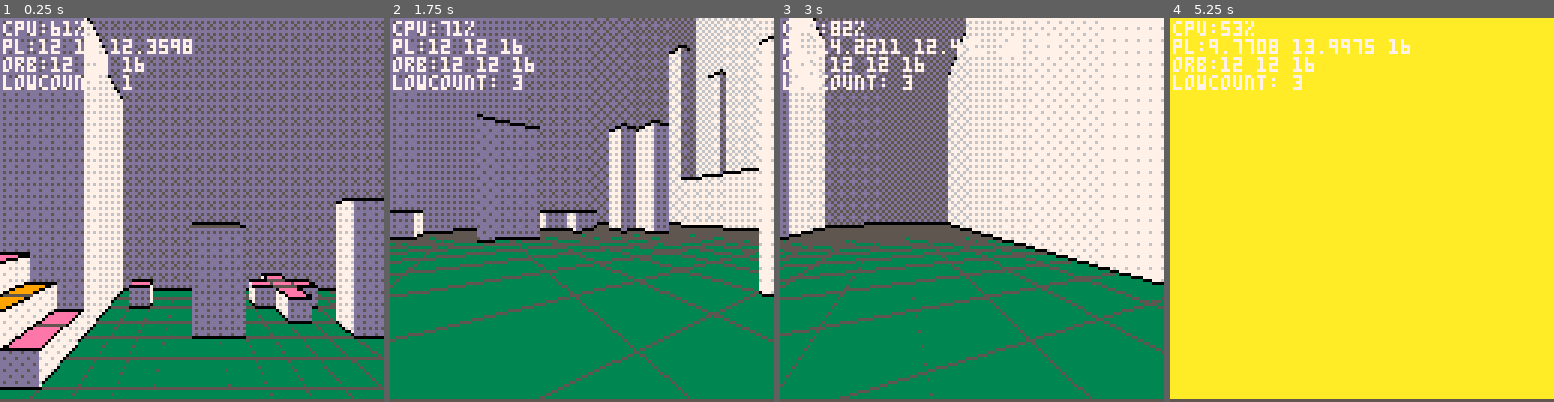
Above: before the commit, frames 1-4 (left to right).
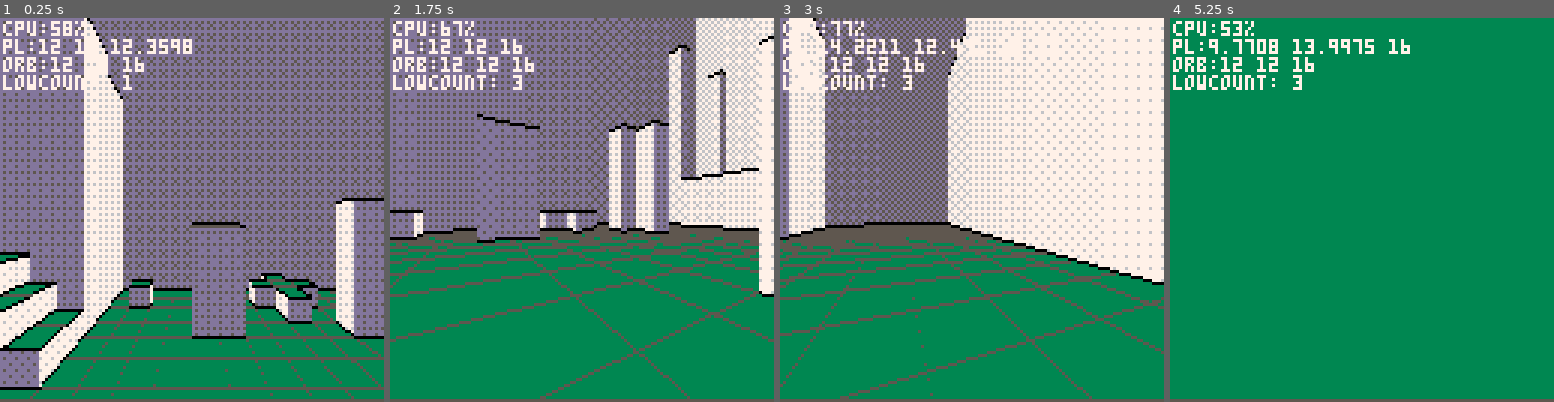
Above: after the commit, the same moments.

Repository: paloblanco/sallyneptune
Game: PICO-8 cartridge cast.p8
Two runs of this game, one before a commit and one after it. Both use one fixed random seed, a clock stepped at 60 frames per second and the inputs below.
Inputs:
- Up to frame 1 (0.25 s): no input
- Up to frame 2 (1.75 s): tap X (X key) at 0.33, 1.07 s; tap O (Z key) at 0.7, 1.7 s; hold Right from 1.6 s (still down)
- Up to frame 3 (3 s): tap X (X key) at 1.85, 2.97 s; release Right at 2.1 s; tap O (Z key) at 2.1, 2.5, 2.9 s; hold Up 2.15-2.42 s; hold Right from 2.47 s (still down)
- Up to frame 4 (5.25 s): release Right at 3.03 s; hold Left 3.08-3.58 s; tap O (Z key) every 0.4 s from 3.3 to 4.9 s; hold Down 3.63-3.97 s; hold Right 4.02-4.68 s; tap X (X key) at 4.08, 5.2 s; hold Up 4.73-5.03 s; hold Left from 5.08 s (still down)

The runs differ from the first frame. In frame 1, 1.3% of the frame differs, in the area x 0-81%, y 0-86%; in frame 2, 0.1%; in frame 3, less than 0.1%; in frame 4, 97%, in the area x 0-100%, y 0-100%.

Commit message:
code cleanup, removing weird color assignments

Diff:
--- a/main.lua
+++ b/main.lua
@@ -128,10 +128,8 @@
 			-- draw ground to new point
 
 			if (sy1 < sy) then
-
-				rectfill(sx,sy1-1,sx+res,sy,
-					sget((celz0*2)%16,8))
-				line(sx,sy,sx+res,sy,5)
+				rectfill(sx,sy1-1,sx+res,sy,3) -- floor drawing
+				line(sx,sy,sx+res,sy,5) -- floor accent
 				if (wall_prev) then
 					line(sx,sy,sx+1,sy,0)
 					wall_prev=false
@@ -141,9 +139,7 @@
 					lower_elevation=false
 				end
 				sy=sy1
-
-			end
-			-- flip()
+			end
 
 			--lower floor?
 			if (celz>celz0) then
@@ -153,12 +149,8 @@
 			end
 
 			-- draw wall if higher
-
 			if (celz < celz0) then
 				local sy1 = celz-z
-
-
-				-- sy1 = (sy1 * ymid)/tdist
 				sy1 = (sy1 * unit)/tdist
 				sy1 = sy1 + horizon -- horizon
 				if (sy1 < sy) then
@@ -172,12 +164,9 @@
 						wcol=103+last_dir*102
 					end
 
-					rectfill(sx,sy1-1,sx+res,sy,
-					 wcol)
-					line(sx,sy,sx+res,sy,0)
-					--line(sx,sy1-1,sx+1,sy1-1,0)
-					 sy=sy1
-
+					rectfill(sx,sy1-1,sx+res,sy,wcol) -- wall draw
+					line(sx,sy,sx+res,sy,0) -- accent
+					sy=sy1
 					fillp()
 					wall_prev=true
 					add(depthi,{tdist,sy1})
